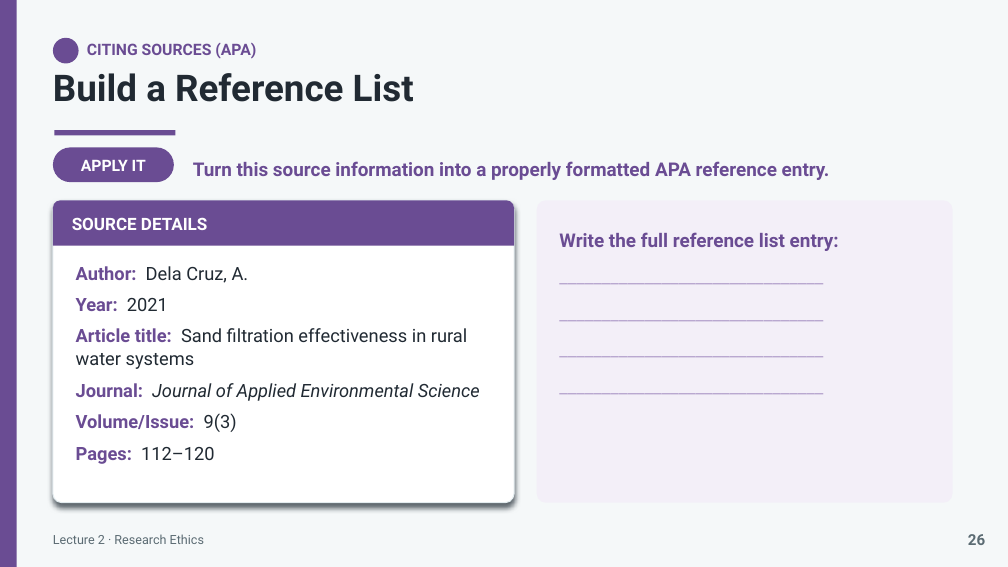
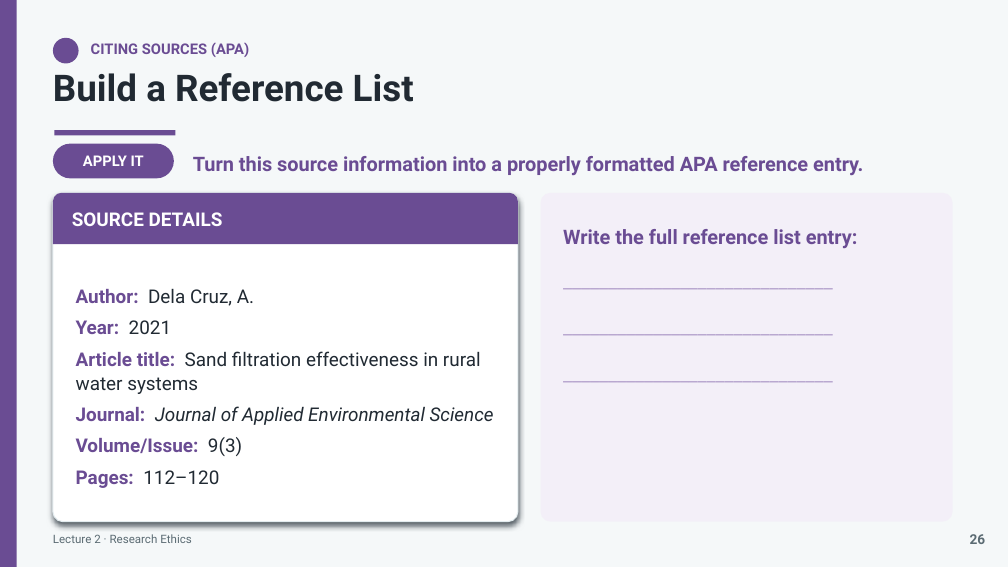
Before and after one commit to lestojas/physics, a slide deck: slide 28 of Lecture2-Research-Ethics.pptx. Drawn at 1008x567 pixels with LibreOffice and Linux fonts; fonts in the diff are those of the drawing. Boxes give left, top, right and bottom in pixels: in the first picture for what was removed or moved away, otherwise in the second. Text is boxed around its words. In the diff, an @@ line names an element or a change of style, - is before the commit and + after.

```diff
--- a/Lecture2-Research-Ethics.pptx
+++ b/Lecture2-Research-Ethics.pptx
@@ text "CITING SOURCES (APA)" at [91,43,249,57]: size 15 to 14 pt @@
@@ rounded rectangle "APPLY IT": place and size @@
-rounded rectangle "APPLY IT" at [53,147,174,182]
+rounded rectangle "APPLY IT" at [53,144,174,178]
@@ rounded rectangle "APPLY IT" at [53,144,174,178]: size 15 to 14 pt @@
@@ text "Turn this source information into ..." at [193,156,863,175]: size 18 to 19 pt @@
@@ round same rect: place and size @@
-round same rect at [53,200,514,246]
+round same rect at [53,193,518,244]
@@ rounded rectangle: place and size @@
-rounded rectangle at [53,200,514,503]
+rounded rectangle at [53,193,518,522]
@@ text "SOURCE DETAILS" at [72,212,223,226]: size 16.2 to 18 pt @@
@@ rounded rectangle: place and size @@
-rounded rectangle at [537,200,953,503]
+rounded rectangle at [541,193,953,522]
@@ text at [563,229,858,248]: text changed; size 18 to 19 pt @@
-_______________________________
-_______________________________
-_______________________________
-_______________________________
+______________________________
+______________________________
+______________________________
@@ text at [563,229,858,248]: size 18 to 19 pt in "Write the full reference list entry:"; more space between paragraphs @@
@@ text "Author: Dela Cruz, A." at [76,289,494,488]: size 17.4 to 18 pt; line spacing 1.05 to 1.06; less space between paragraphs; vertical alignment top to middle @@
@@ text "Lecture 2 · Research Ethics" at [53,534,192,543]: size 12 to 11 pt @@
@@ text "26" at [970,534,986,544]: size 14.4 to 13 pt @@
```
Also in this commit, not shown: 29 other slides changed, 1 other file.
